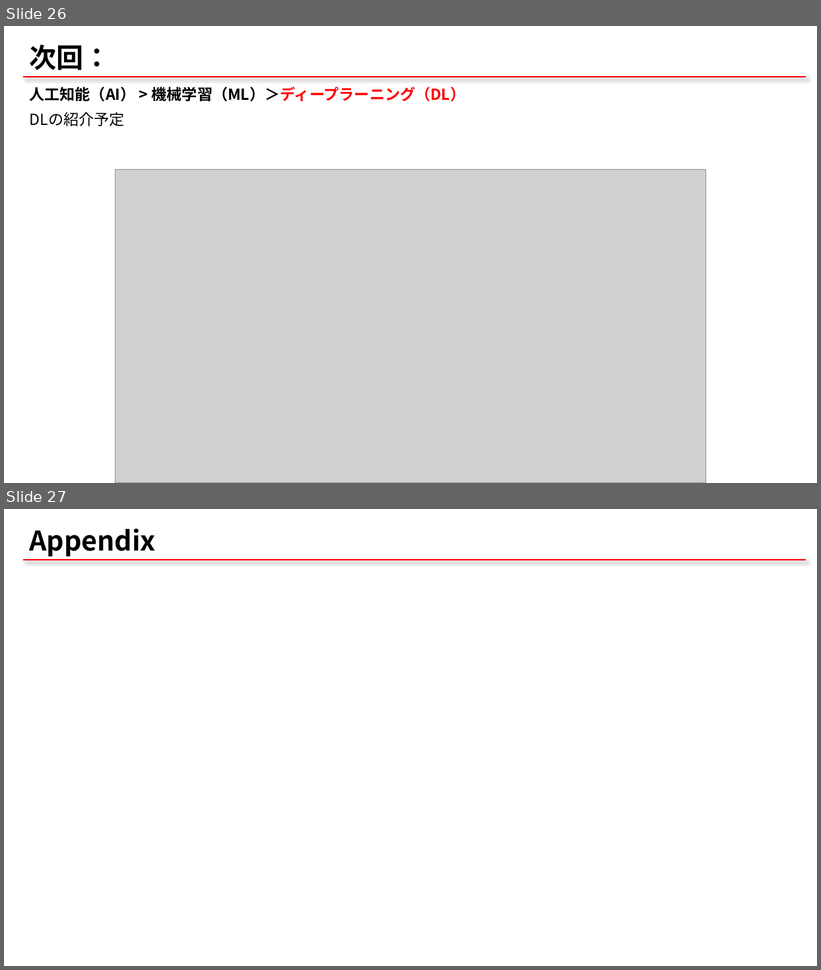
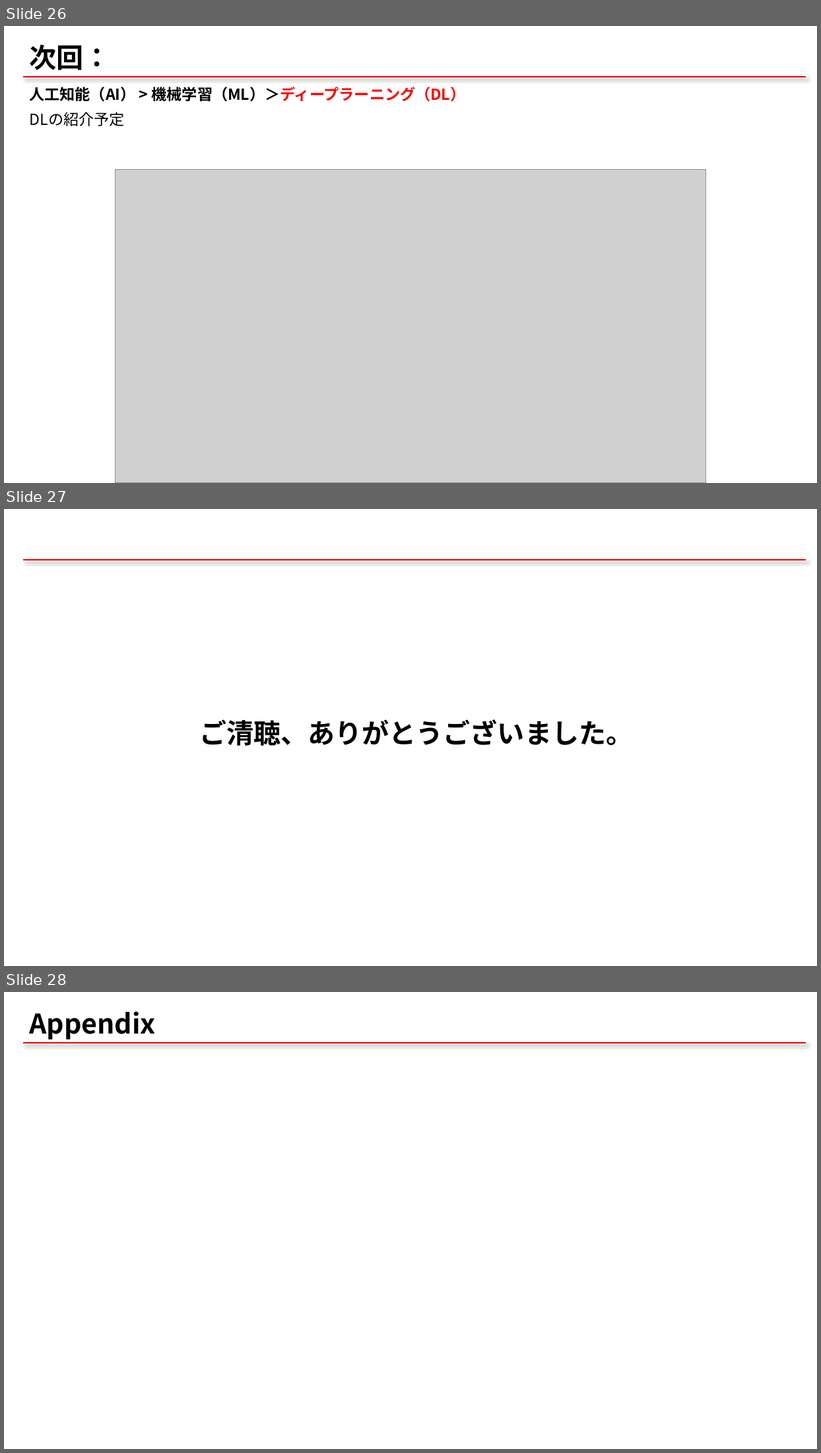
Before and after one commit to qqinxl2015/machine-learning-basic, a slide deck: _ML_00_start.pptx. Shown one above the other, each under a label of ours: slides 26 and 27 before the commit, slides 26, 27 and 28 after it. The pictures are 821x970 and 821x1453 pixels, drawn with LibreOffice and Linux fonts; fonts in the diff are those of the drawing; grey boxes stand for pictures. Boxes give left, top, right and bottom in pixels: in the first picture for what was removed or moved away, otherwise in the second. Text is boxed around its words. In the diff, an @@ line names an element or a change of style, - is before the commit and + after.

```diff
--- a/_ML_00_start.pptx
+++ b/_ML_00_start.pptx
@@ slide 27 added at [4,509,817,966], background #FFFFFF; not listed: 1 template element that a slide beside it also shows @@
@@ title added at [199,720,633,746], 32 pt, text #000000, bold @@
+ご清聴、ありがとうございました。
@@ what was slide 27 is now slide 28 @@
```
Also in this commit, not shown: 5 slides changed, 1 other file.
